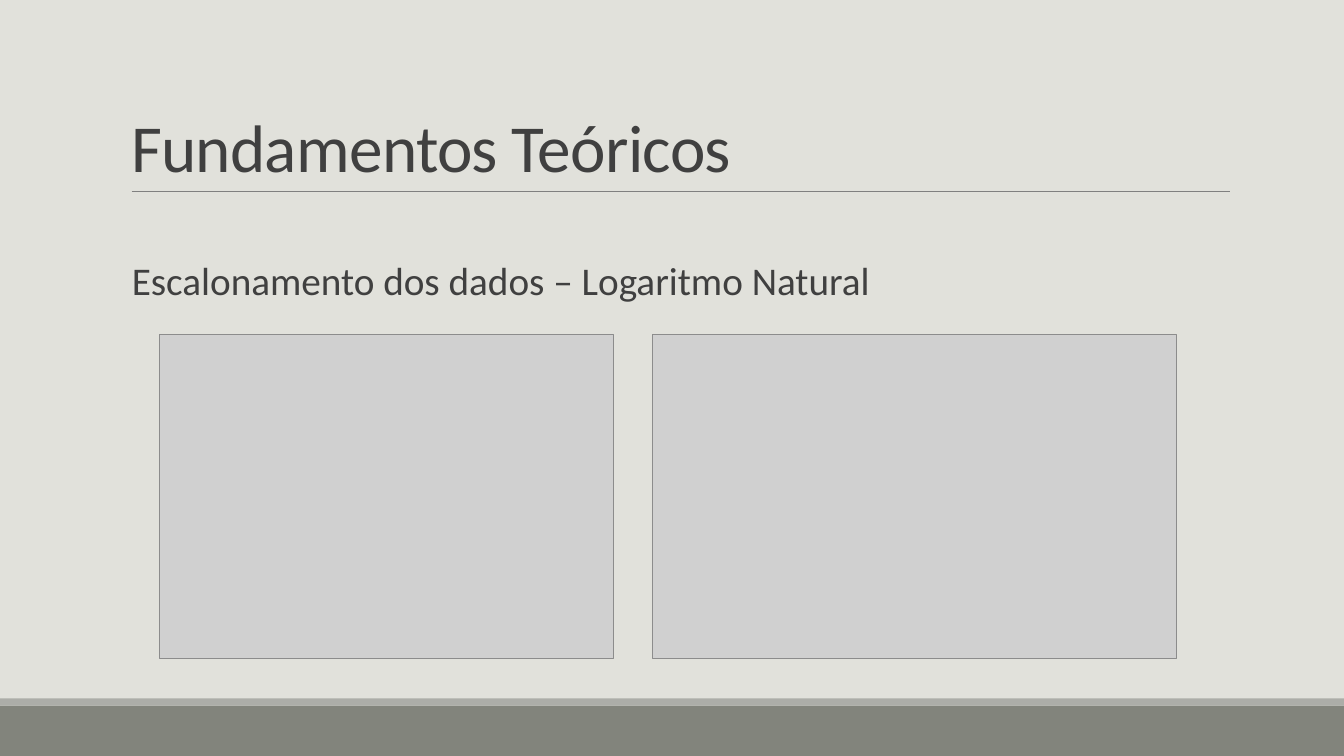
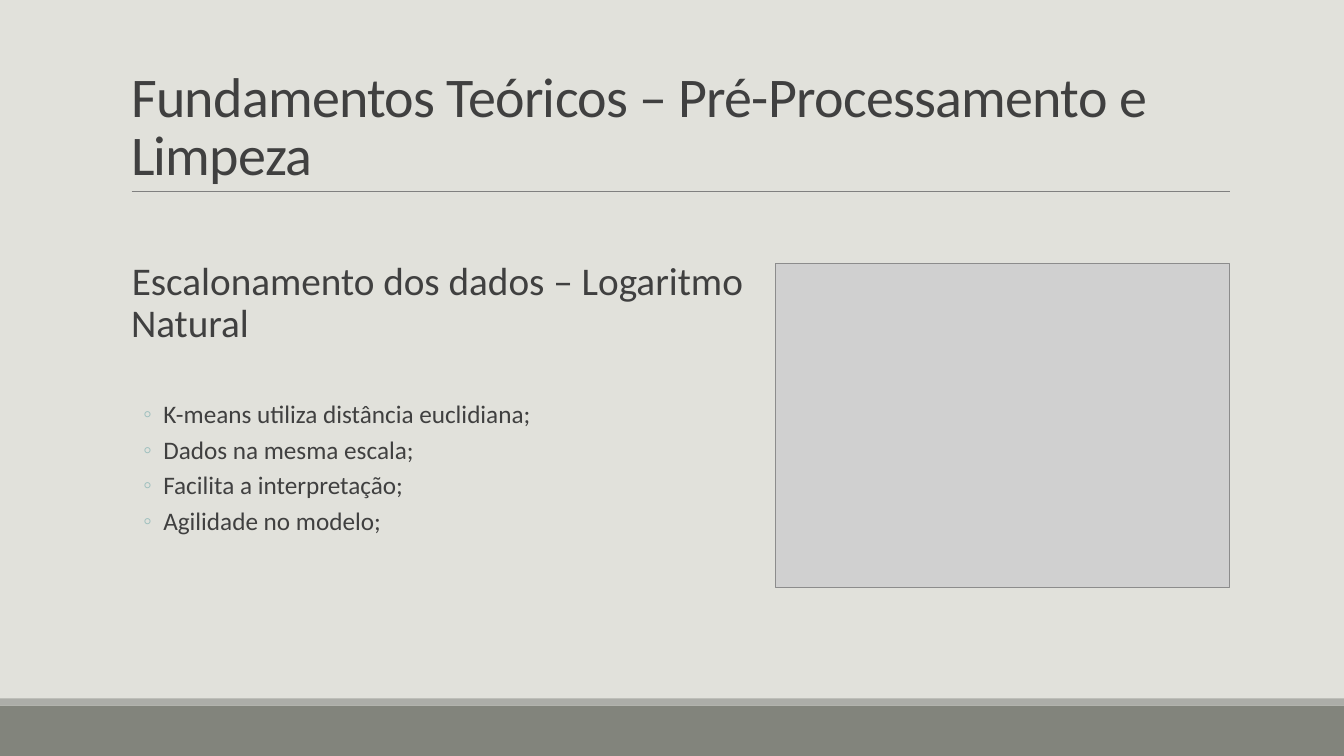
Before and after one commit to erikawa/client-segmentation, a slide deck: slide 10 of presentation/Análise de agrupamento de perfis de clientes de.pptx (slide 9 before the commit). Drawn at 1344x756 pixels with LibreOffice and Linux fonts; fonts in the diff are those of the drawing; grey boxes stand for pictures. Boxes give left, top, right and bottom in pixels: in the first picture for what was removed or moved away, otherwise in the second. Text is boxed around its words. In the diff, an @@ line names an element or a change of style, - is before the commit and + after.

```diff
--- a/presentation/Análise de agrupamento de perfis de clientes de.pptx
+++ b/presentation/Análise de agrupamento de perfis de clientes de.pptx
@@ title at (x1=131, y1=78, x2=1147, y2=184): text changed; size 48 to 40 pt @@
-Fundamentos Teóricos
+Fundamentos Teóricos – Pré-Processamento e Limpeza
@@ picture moved from (x1=159, y1=335, x2=613, y2=659) to (x1=776, y1=263, x2=1230, y2=588) @@
@@ picture removed at (x1=653, y1=335, x2=1178, y2=659) @@
@@ text at (x1=163, y1=405, x2=530, y2=535): paragraphs added @@
+  ◦ K-means utiliza distância euclidiana;
+  ◦ Dados na mesma escala;
+  ◦ Facilita a interpretação;
+  ◦ Agilidade no modelo;
```
Also in this commit, not shown: 6 other slides changed, 1 slide added, 1 other file.
